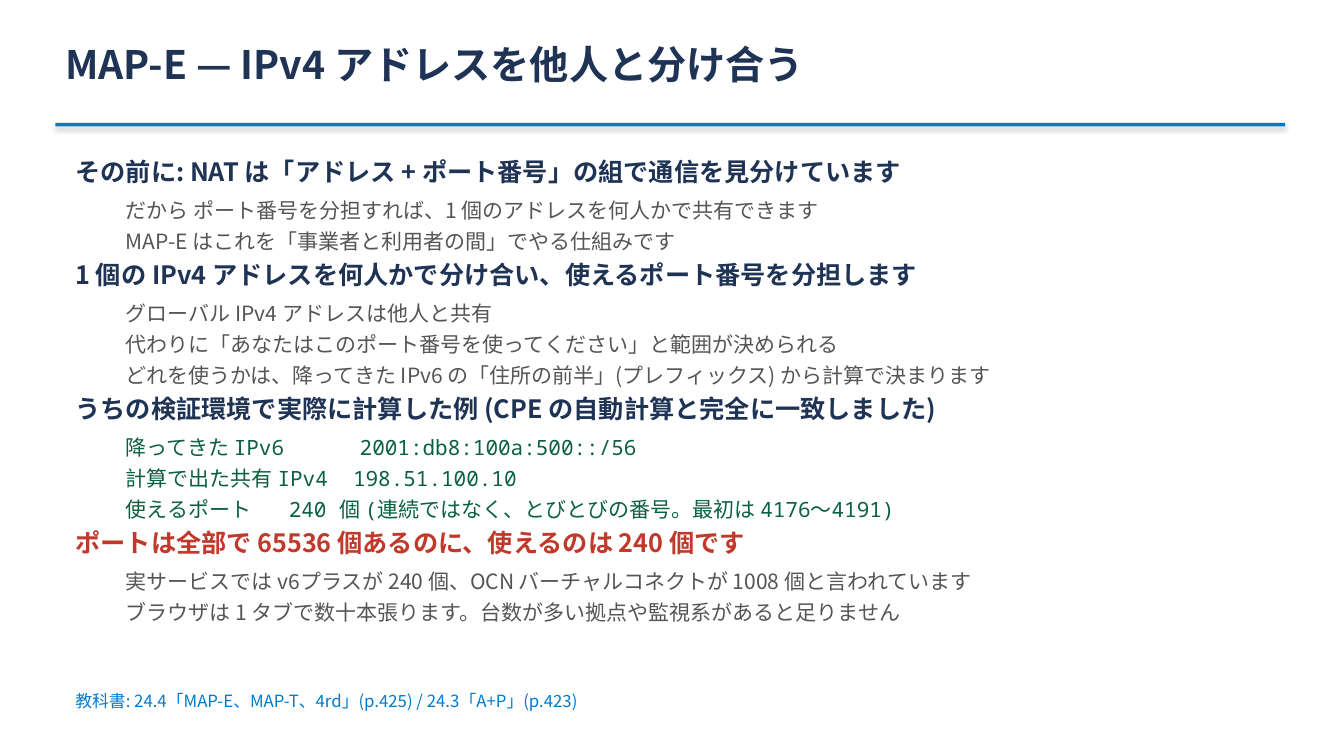
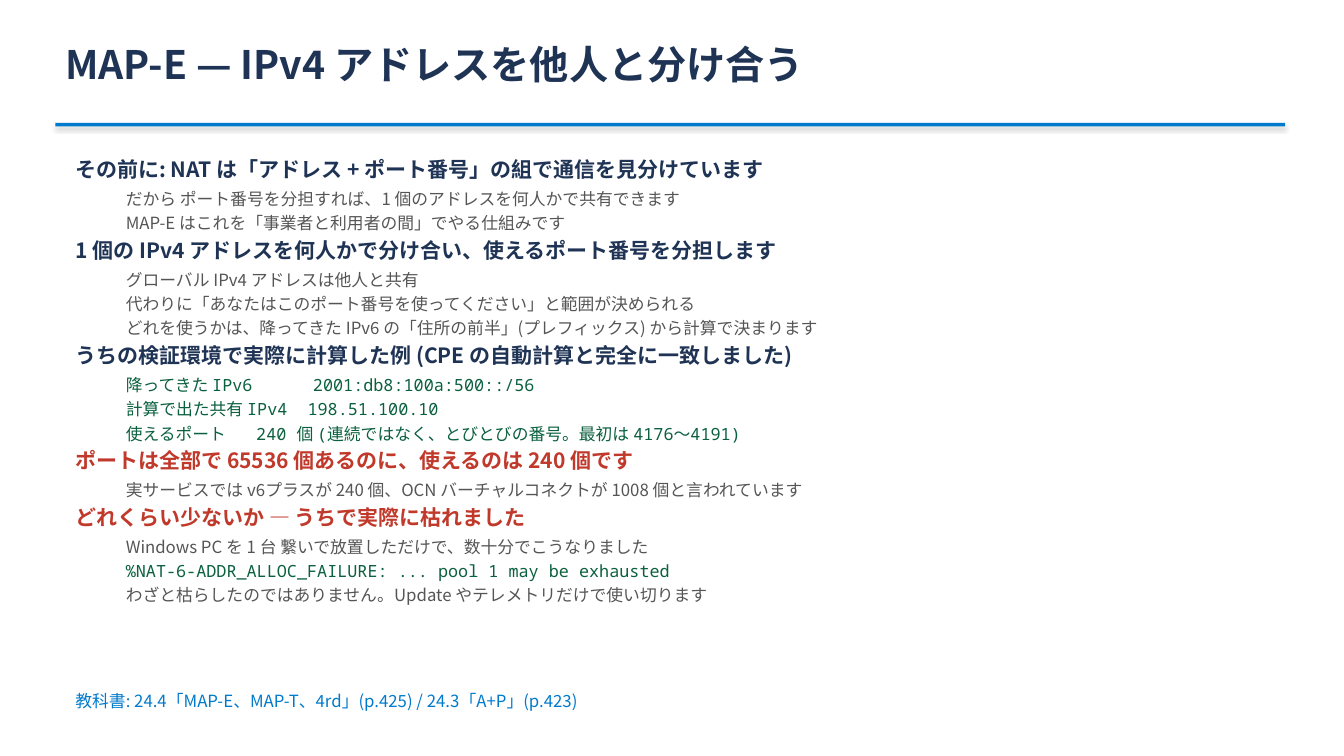
Before and after one commit to ginchankawaii/claude-code-book-template, a slide deck: slide 26 of docs/ipoe-lab/slides/setsumeikai.pptx. Drawn at 1344x756 pixels with LibreOffice and Linux fonts; fonts in the diff are those of the drawing. Boxes give left, top, right and bottom in pixels: in the first picture for what was removed or moved away, otherwise in the second. Text is boxed around its words. In the diff, an @@ line names an element or a change of style, - is before the commit and + after.

```diff
--- a/docs/ipoe-lab/slides/setsumeikai.pptx
+++ b/docs/ipoe-lab/slides/setsumeikai.pptx
@@ text at (x1=75, y1=159, x2=818, y2=498): size 18 to 15 pt in "その前に: NAT は「アドレス + ポート番号」の組で通信を見分けています", "1 個の IPv4 アドレスを何人かで分け合い、使えるポート番号を分担します", "うちの検証環境で実際に計算した例 (CPE の自動計算と完全に一致しました)", "ポートは全部で 65536 個あるのに、使えるのは 240 個です"; size 15 to 12 pt in "だから ポート番号を分担すれば、1 個のアドレスを何人かで共有できます", "MAP-E はこれを「事業者と利用者の間」でやる仕組みです", "グローバル IPv4 アドレスは他人と共有", "代わりに「あなたはこのポート番号を使ってください」と範囲が決められる" and 5 more places; less space between paragraphs @@
@@ text at (x1=75, y1=507, x2=707, y2=605): text changed; size 15 to 12 pt @@
-  ブラウザは 1 タブで数十本張ります。台数が多い拠点や監視系があると足りません
+どれくらい少ないか — うちで実際に枯れました
+  Windows PC を 1 台 繋いで放置しただけで、数十分でこうなりました
+  %NAT-6-ADDR_ALLOC_FAILURE: ... pool 1 may be exhausted
+  わざと枯らしたのではありません。Update やテレメトリだけで使い切ります
```
Also in this commit, not shown: 1 slide added, 7 other files.
